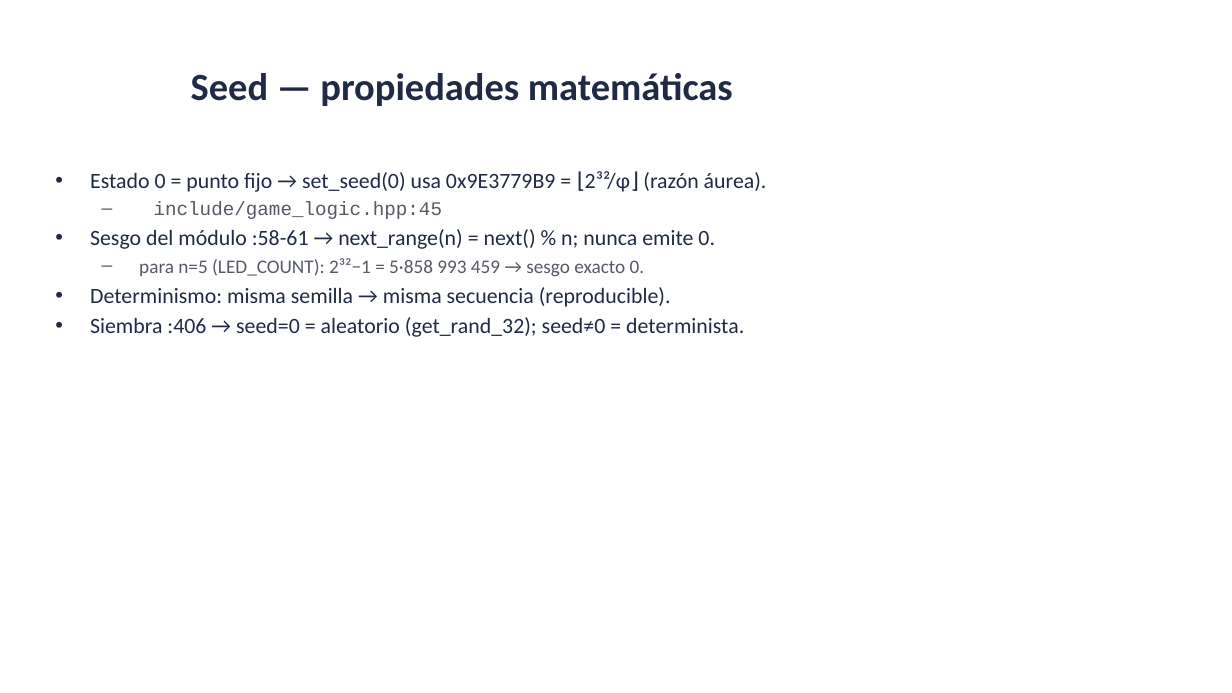
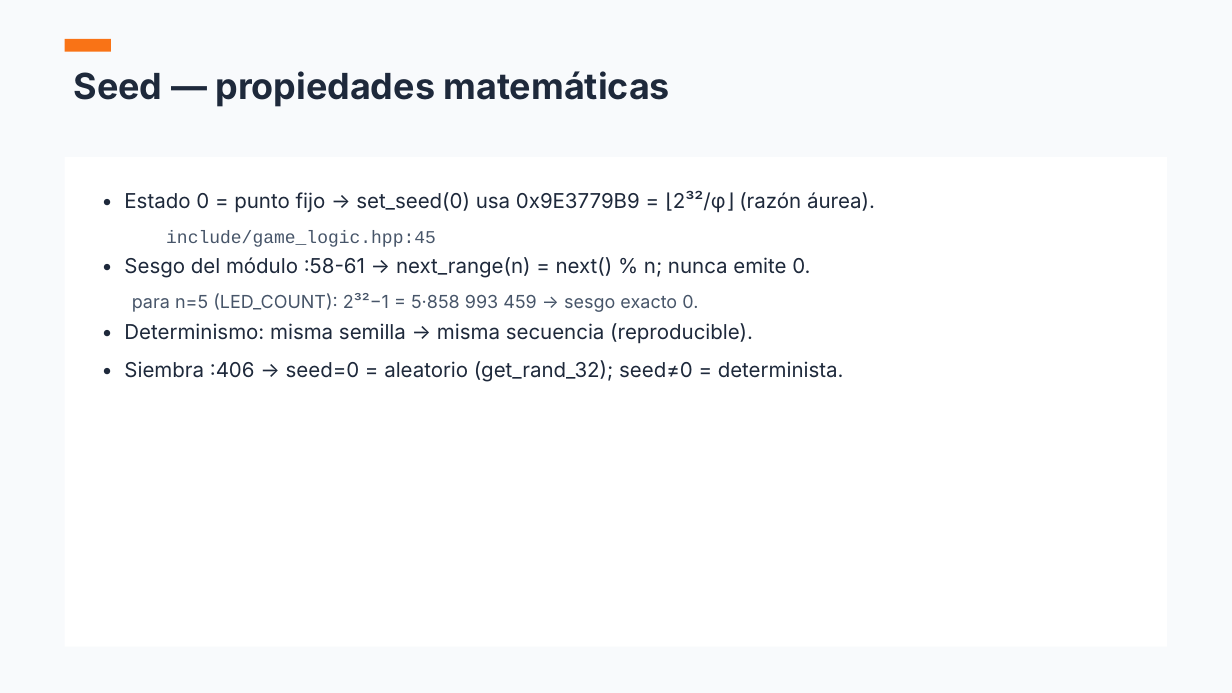
Before and after one commit to AlessandroKlein/PicoReflex, a slide deck: slide 7 of Presentacion_Defensa_PicoReflex.pptx. Drawn at 1232x693 pixels with LibreOffice and Linux fonts; fonts in the diff are those of the drawing. Boxes give left, top, right and bottom in pixels: in the first picture for what was removed or moved away, otherwise in the second. Text is boxed around its words. In the diff, an @@ line names an element or a change of style, - is before the commit and + after.

```diff
--- a/Presentacion_Defensa_PicoReflex.pptx
+++ b/Presentacion_Defensa_PicoReflex.pptx
@@ background #FFFFFF to #F8FAFC @@
@@ text "Seed — propiedades matemáticas": place and size @@
-text "Seed — propiedades matemáticas" at (191, 73, 733, 106)
+text "Seed — propiedades matemáticas" at (74, 71, 671, 107)
@@ text "Seed — propiedades matemáticas" at (74, 71, 671, 107): size 30 to 28 pt, font Calibri to Inter, text colour #1F2A44 to #1E293B; alignment centre to left; vertical alignment middle to top @@
@@ rectangle added at (65, 39, 111, 52), fill #F97316 @@
@@ rectangle added at (65, 157, 1167, 647), fill #FFFFFF @@
@@ text "• Estado 0 = punto ...": place and size @@
-text "• Estado 0 = punto ..." at (90, 171, 767, 337)
+text "• Estado 0 = punto ..." at (124, 190, 875, 382)
@@ text at (124, 190, 875, 213): text changed; size 17 to 16 pt; font Calibri to Inter; text colour #1F2A44 to #1E293B @@
-• Estado 0 = punto fijo → set_seed(0) usa 0x9E3779B9 = ⌊2³²/φ⌋ (razón áurea).
+• Estado 0 = punto fijo → set_seed(0) usa 0x9E3779B9 = ⌊2³²/φ⌋ (razón áurea).
@@ text at (132, 230, 698, 312): size 15 to 14 pt, text colour #555A66 to #475569 in "include/game_logic.hpp:45", "para n=5 (LED_COUNT): 2³²−1 = 5·858 993 ..."; font Calibri to Inter in "para n=5 (LED_COUNT): 2³²−1 = 5·858 993 ..."; bullet – to none; list level 2 to 1 in "include/game_logic.hpp:45"; line spacing 1 to 1.12; list level 2 to 1 in "para n=5 (LED_COUNT): 2³²−1 = ..." @@
@@ text at (124, 257, 810, 278): text changed; size 17 to 16 pt; font Calibri to Inter; text colour #1F2A44 to #1E293B @@
-• Sesgo del módulo :58-61 → next_range(n) = next() % n; nunca emite 0.
+• Sesgo del módulo :58-61 → next_range(n) = next() % n; nunca emite 0.
@@ text at (124, 323, 844, 382): text changed; size 17 to 16 pt; font Calibri to Inter; text colour #1F2A44 to #1E293B @@
-• Determinismo: misma semilla → misma secuencia (reproducible).
-• Siembra :406 → seed=0 = aleatorio (get_rand_32); seed≠0 = determinista.
+• Determinismo: misma semilla → misma secuencia (reproducible).
+• Siembra :406 → seed=0 = aleatorio (get_rand_32); seed≠0 = determinista.
```
Also in this commit, not shown: 11 other slides changed, 2 other files.
